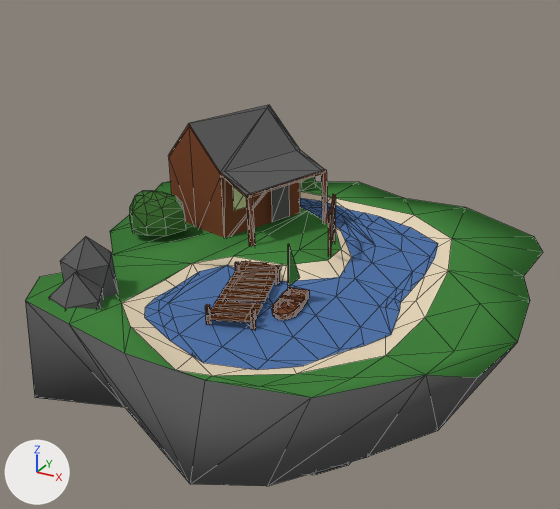
A saved change to the Blender file assets/blender_files/island_lake.blend.
Both versions are drawn from a 50 mm lens placed at (36.1, -63.9, 32.0), pointed at (0.4, 1.0, -0.4). Lighting does not change. The marker at lower left points along +X, +Y and +Z. Mesh edges are drawn as thin lines.

The older version as bpy lines, for what is in view:
```python
me_mesh2_model_005 = bpy.data.meshes.new('Mesh2 Model.005')
me_mesh2_model_005.from_pydata(...)  # 726 vertices, 1155 faces, 3 loose edges; spans x -23.7..26.4, y -28.5..22.8, z -25.8..25.1
me_mesh2_model_005.materials.append(mat_grass)  # green #448440
me_mesh2_model_005.materials.append(mat_sand)  # beige #e7d8bb
me_mesh2_model_005.materials.append(mat_rock_upper)  # white #e7e7e7
me_mesh2_model_005.materials.append(mat_water)  # blue #5375aa
me_mesh2_model_005.materials.append(mat_wood_002)  # brown #7e4a31
me_mesh2_model_005.materials.append(mat_rocklower)  # dark grey #616161
me_mesh2_model_005.materials.append(mat_windows)  # yellow #e0e7ae
me_mesh2_model_005.materials.append(mat_bush)  # dark green #416e35
me_mesh2_model_005.materials.append(mat_rock_lower)  # dark grey #616161
me_mesh2_model_005.materials.append(mat_wood)  # brown #4c2813
ob_mesh2_model_001 = bpy.data.objects.new('Mesh2 Model.001', me_mesh2_model_005)
ob_mesh2_model_001.location = (0.0, 0.0, 0.0)
ob_mesh2_model_001.rotation_euler = (1.571, 0.0, 0.0)  # degrees (90, 0, 0)
```
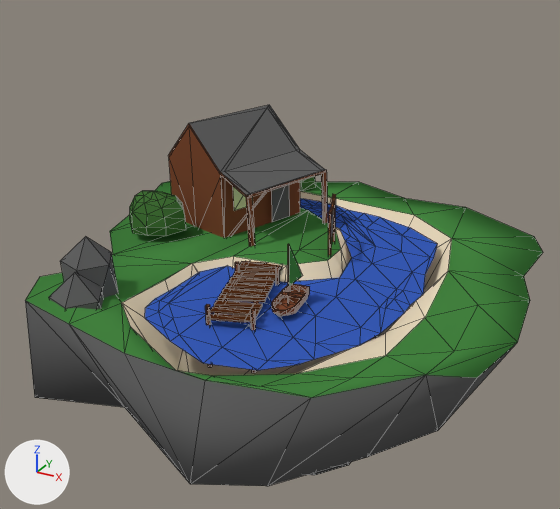
Changed parts and their boxes [x1, y1, x2, y2] in the pictures (560 x 509 px; the box of a moved part takes in the faces that stretch with it):
'Mesh2 Model.001', reshaped, recoloured
    both: [25, 105, 543, 486]
part 1 of me_mesh2_model_005, moved or reshaped
    before: [272, 287, 310, 320]
    after: [272, 284, 310, 316]
part 2 of me_mesh2_model_005, moved or reshaped
    both: [122, 191, 452, 376]
part 3 of me_mesh2_model_005, recoloured
    both: [145, 198, 430, 370]

The edits, one by one:
Material 'New Water' (mat_new_water) is new.
Its base color is (0.0388, 0.104, 0.477) (blue #375bb8).
me_mesh2_model_005 is used by ob_mesh2_model_001.
me_mesh2_model_005 had 726 vertices, 1155 faces, 3 loose edges and spanned x -23.7..26.4, y -28.5..22.8, z -25.8..25.1.
me_mesh2_model_005 now has 726 vertices, 1155 faces, 3 loose edges and spans x -23.7..26.4, y -28.5..22.7, z -25.8..25.1.
me_mesh2_model_005 part 1: the loose piece of 67 vertices spanning x 5.6..8.2, y -0.8..0.3, z 6.3..12.0 is moved by (0.0, 0.4, 0.0).
me_mesh2_model_005 part 2: 27 of 726 vertices moved; they spanned x -4.2..16.7, y -1.4..1.6, z -16.5..20.0 and now span x -4.2..16.5, y -7.2..1.6, z -16.5..20.0; mean shift (-0.1, -3.0, 0.0); largest move (12.5, -1.4, -9.4) -> (12.5, -7.2, -9.4).
me_mesh2_model_005 part 3: all 145 faces that had it switch from mat_water (blue #5375aa) to mat_new_water (blue #375bb8).
